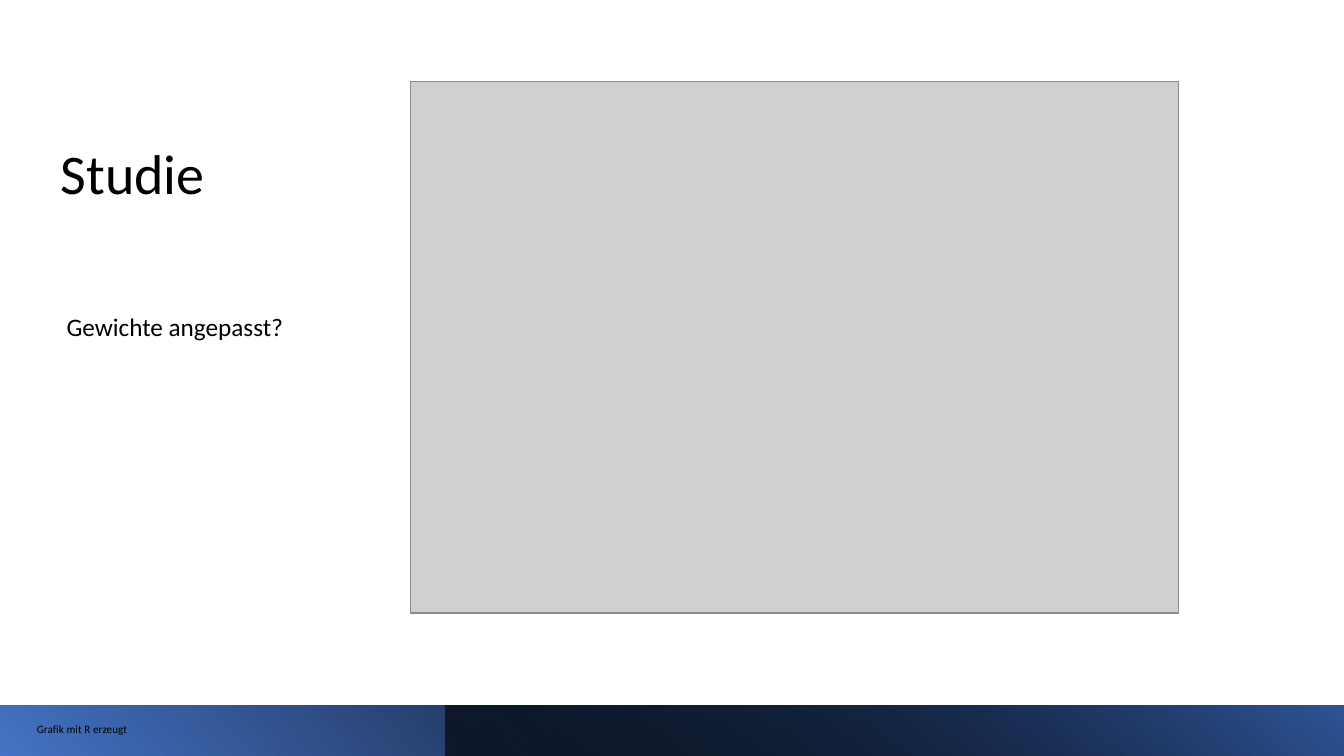
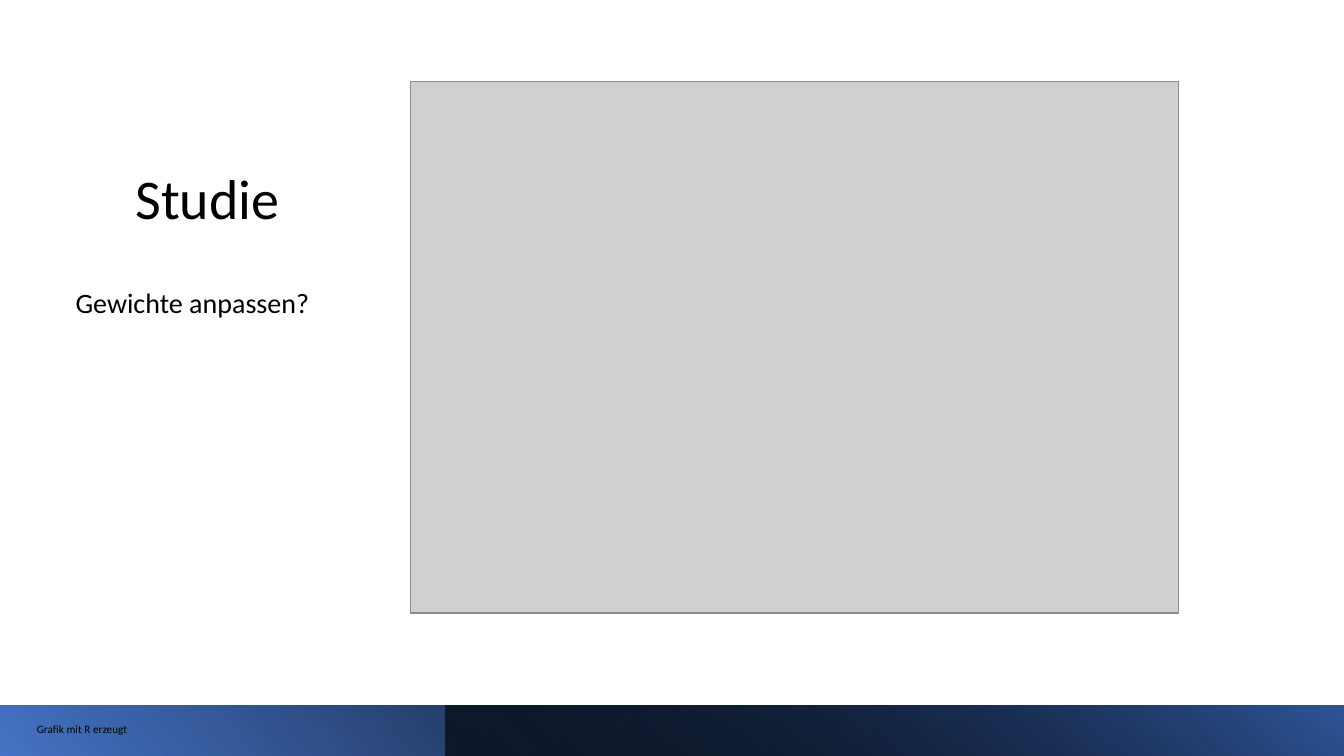
Before and after one commit to buehlpa/ChocolateMilkStudy, a slide deck: slide 11 of pp.pptx. Drawn at 1344x756 pixels with LibreOffice and Linux fonts; fonts in the diff are those of the drawing; grey boxes stand for pictures. Boxes give left, top, right and bottom in pixels: in the first picture for what was removed or moved away, otherwise in the second. Text is boxed around its words. In the diff, an @@ line names an element or a change of style, - is before the commit and + after.

```diff
--- a/pp.pptx
+++ b/pp.pptx
@@ text "Studie": place and size @@
-text "Studie" at (61,155,205,195)
+text "Studie" at (135,180,279,220)
@@ text added at (76,293,309,318), 20 pt, text #000000 @@
+Gewichte anpassen?
@@ text removed at (67,318,283,341) @@
-Gewichte angepasst?
```
Also in this commit, not shown: 8 other slides changed.
